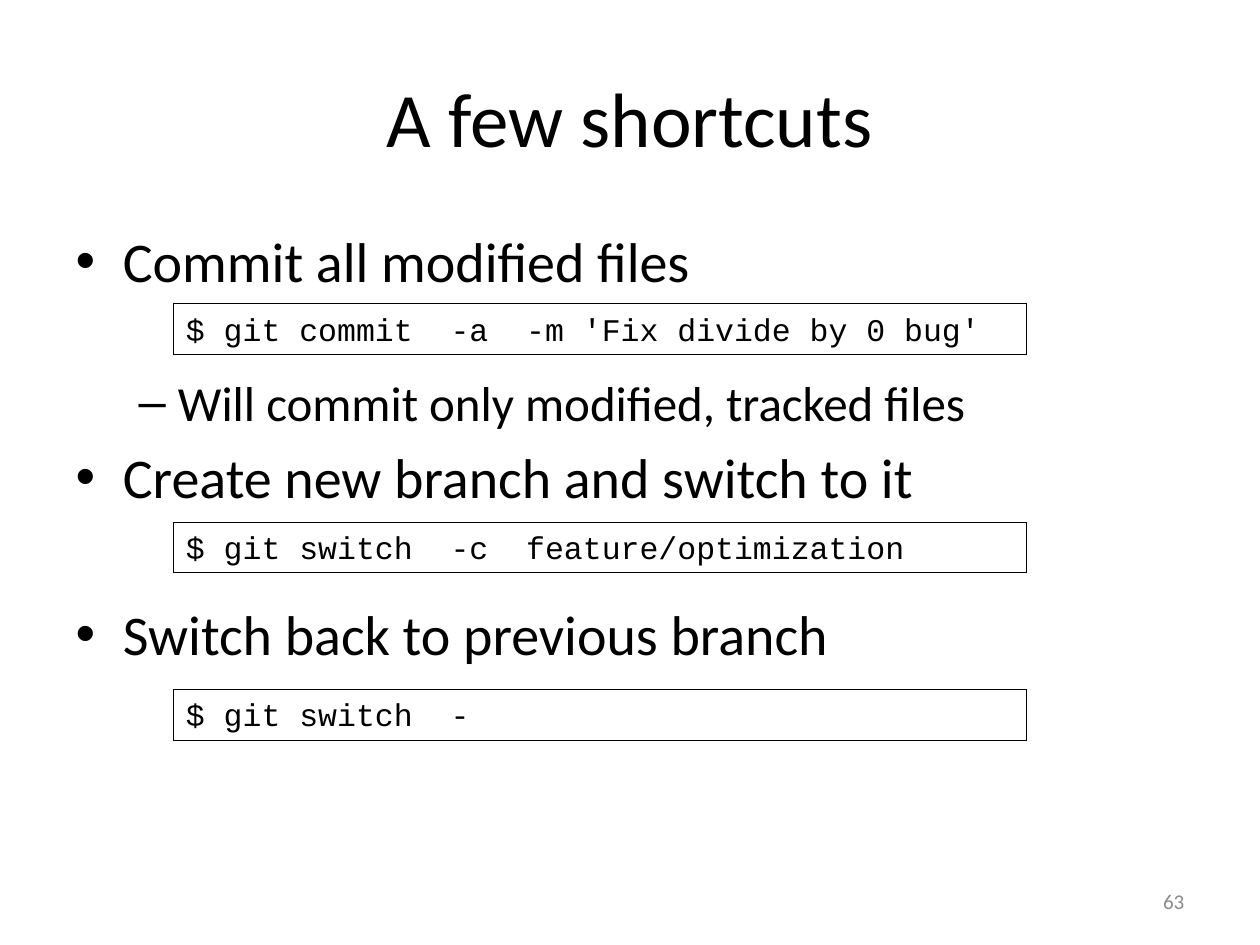
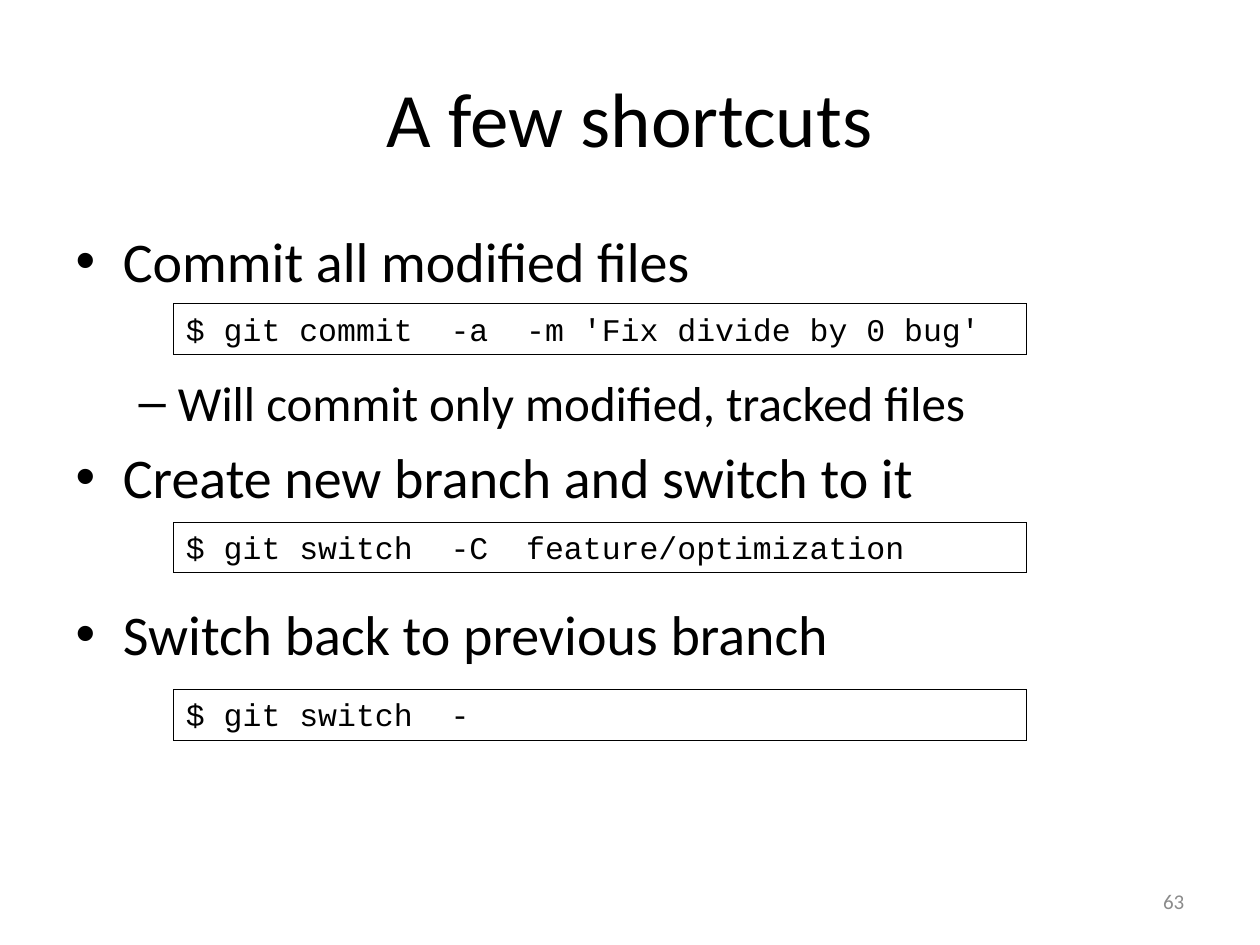
Before and after one commit to gjbex/Version-control-with-git, a slide deck: slide 63 of version_control_git.pptx. Drawn at 1260x945 pixels with LibreOffice and Linux fonts; fonts in the diff are those of the drawing. Boxes give left, top, right and bottom in pixels: in the first picture for what was removed or moved away, otherwise in the second. Text is boxed around its words. In the diff, an @@ line names an element or a change of style, - is before the commit and + after.

```diff
--- a/version_control_git.pptx
+++ b/version_control_git.pptx
@@ text in rectangle at (x1=224, y1=537, x2=904, y2=566): text changed @@
-$ git switch -c feature/optimization
+$ git switch -C feature/optimization
```
